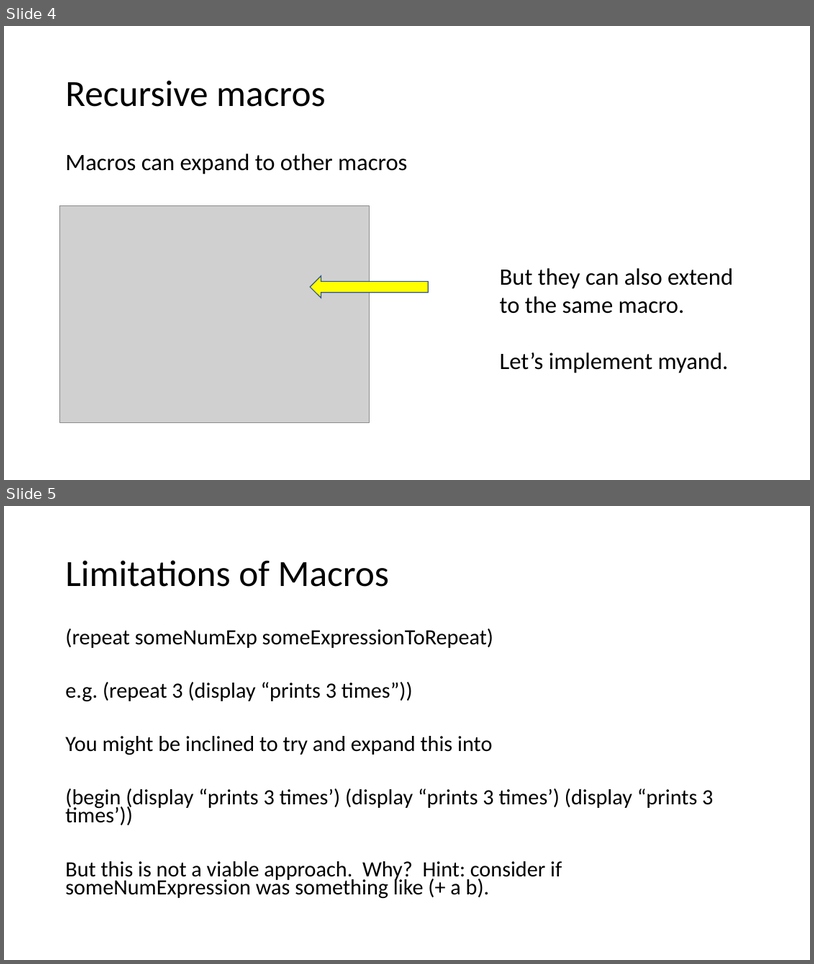
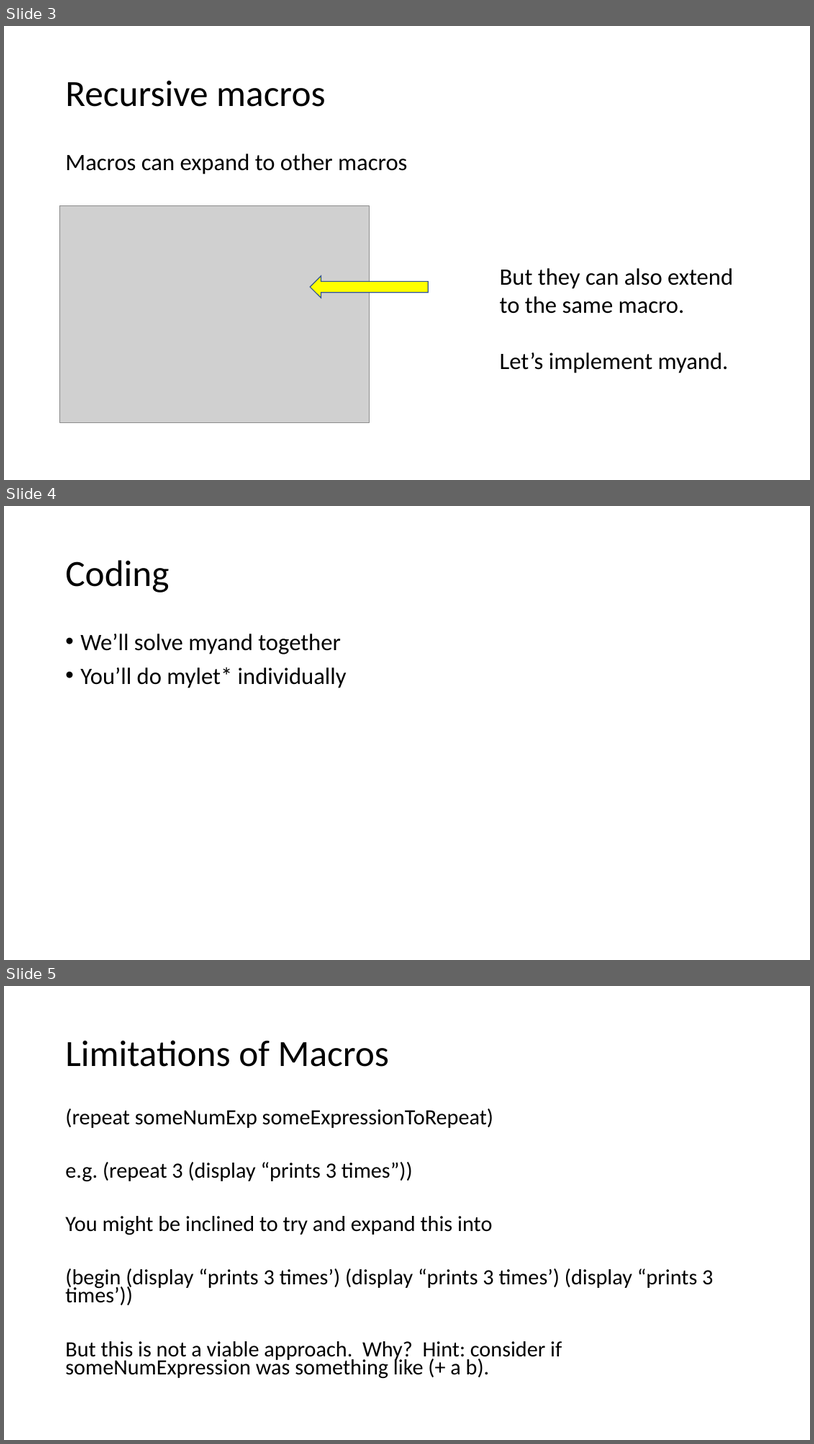
Before and after one commit to RHIT-CSSE/csse304, a slide deck: ClassMaterials/Macros2/Macros 2.pptx. Shown one above the other, each under a label of ours: slides 4 and 5 before the commit, slides 3, 4 and 5 after it. The pictures are 814x964 and 814x1444 pixels, drawn with LibreOffice and Linux fonts; fonts in the diff are those of the drawing; grey boxes stand for pictures. Boxes give left, top, right and bottom in pixels: in the first picture for what was removed or moved away, otherwise in the second. Text is boxed around its words. In the diff, an @@ line names an element or a change of style, - is before the commit and + after.

```diff
--- a/ClassMaterials/Macros2/Macros 2.pptx
+++ b/ClassMaterials/Macros2/Macros 2.pptx
@@ slide 4 added at box(4, 506, 810, 960), background #FFFFFF @@
@@ title added at box(65, 560, 169, 592), 44 pt, text #000000 @@
+Coding
@@ text added at box(80, 633, 347, 688), 28 pt, text #000000 @@
+• We’ll solve myand together
+• You’ll do mylet* individually
@@ what was slide 4 is now slide 3 @@
```
Also in this commit, not shown: 2 slides changed, 1 other slide added, 3 other files.
